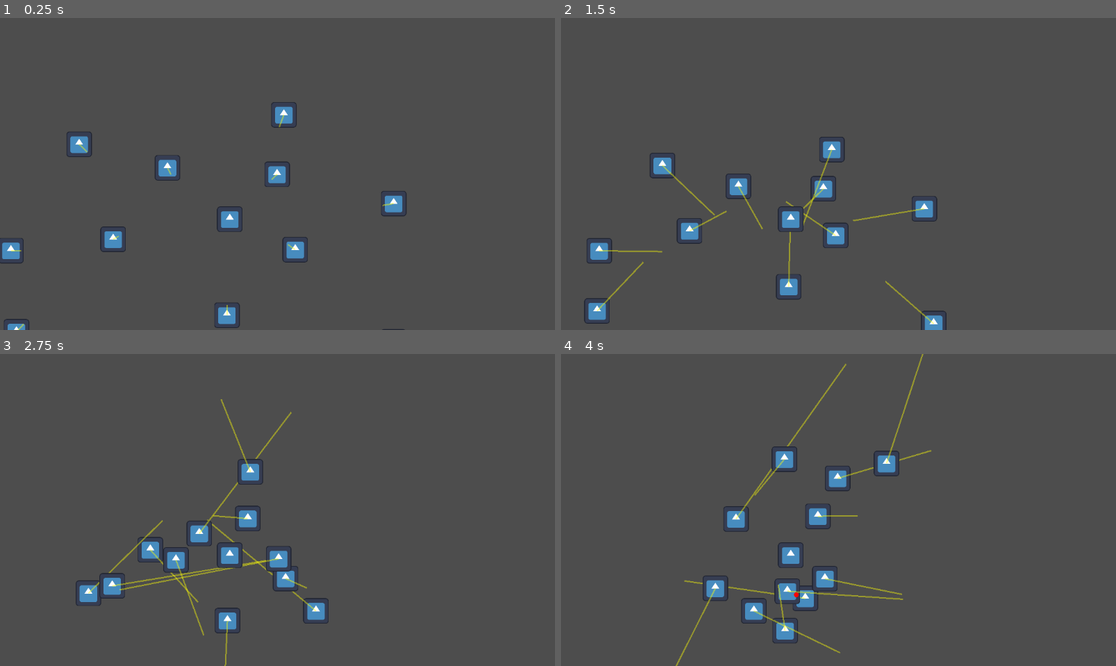
Above: before the commit, frames 1-4 (two rows, left to right).
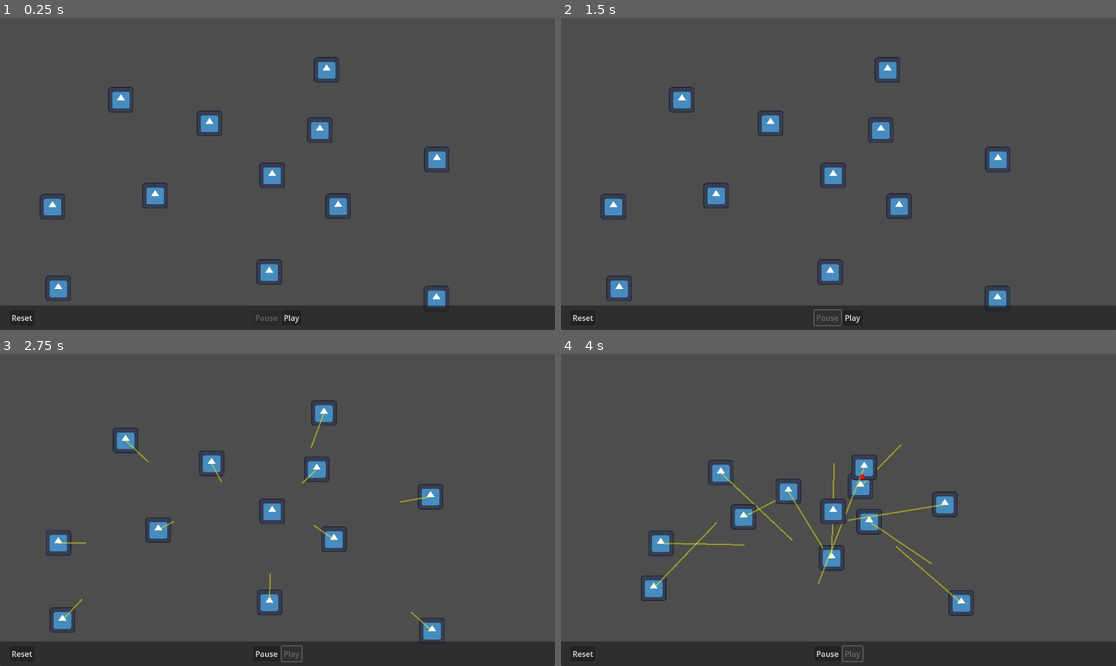
Above: after the commit, the same moments.

Repository: hadll/gravitysim
Game: Godot game, scene res://main.tscn
Two runs of this game, one before a commit and one after it. Both use one fixed random seed, a clock stepped at 60 frames per second and the inputs below. The engine's default icon, where the game draws it, is replaced by a stand-in: a white triangle on a blue panel in a dark square.
Inputs (mouse positions are in pixels of both pictures, inside the frame that each line leads up to):
- Up to frame 1 (0.25 s): no input
- Up to frame 2 (1.5 s): click (583, 317) at 0.5 s, where only the run after the commit has a clickable "Reset"; click (827, 317) at 1.25 s, where only the run after the commit has a clickable "Pause"
- Up to frame 3 (2.75 s): click (294, 653) at 2 s, where only the run after the commit has a clickable "Play"
- Up to frame 4 (4 s): click (855, 653) at 2.75 s, where only the run after the commit has a clickable "Play"; click (855, 653) at 3.5 s, where only the run after the commit has a clickable "Play"

The runs differ from the first frame. In frame 1, 12% of the frame differs, in the area x 0-100%, y 12-100%; in frame 2, 13%; in frame 3, 14%; in frame 4, 14%, in the area x 0-100%, y 0-100%.

Commit message:
added playing and pausing

Diff:
--- a/camera.gd
+++ b/camera.gd
@@ -24,3 +24,4 @@
 			var zoom_pos = get_local_mouse_position()
 			zoom *= 0.95
 			print(zoom_pos)
+		$UI.scale = Vector2(pow(zoom.x,-1),pow(zoom.y,-1))
--- a/main.tscn
+++ b/main.tscn
@@ -1,8 +1,9 @@
-[gd_scene load_steps=4 format=3 uid="uid://11f2pbhcfup"]
+[gd_scene load_steps=5 format=3 uid="uid://11f2pbhcfup"]
 
 [ext_resource type="PackedScene" uid="uid://ddyk0tmicv8bt" path="res://point_mass.tscn" id="1_v4w1q"]
 [ext_resource type="PackedScene" uid="uid://c1yp5rebujg0h" path="res://mass_registry.tscn" id="2_hm3ej"]
 [ext_resource type="Script" path="res://camera.gd" id="3_yh38b"]
+[ext_resource type="Script" path="res://time_controller.gd" id="4_pyuvr"]
 
 [node name="Node2D" type="Node2D"]
 
@@ -49,5 +50,69 @@
 radius = 50
 
 [node name="Camera2D" type="Camera2D" parent="."]
-position = Vector2(664, 231)
+position = Vector2(0, -2)
+anchor_mode = 0
 script = ExtResource("3_yh38b")
+
+[node name="UI" type="Control" parent="Camera2D"]
+layout_mode = 3
+anchors_preset = 15
+anchor_right = 1.0
+anchor_bottom = 1.0
+offset_right = 1152.0
+offset_bottom = 648.0
+grow_horizontal = 2
+grow_vertical = 2
+size_flags_horizontal = 3
+size_flags_vertical = 3
+
+[node name="Control" type="PanelContainer" parent="Camera2D/UI"]
+layout_mode = 1
+anchors_preset = 12
+anchor_top = 1.0
+anchor_right = 1.0
+anchor_bottom = 1.0
+grow_horizontal = 2
+grow_vertical = 0
+
+[node name="MarginContainer" type="MarginContainer" parent="Camera2D/UI/Control"]
+layout_mode = 2
+theme_override_constants/margin_left = 20
+theme_override_constants/margin_top = 10
+theme_override_constants/margin_right = 20
+theme_override_constants/margin_bottom = 10
+
+[node name="Container" type="Control" parent="Camera2D/UI/Control/MarginContainer"]
+layout_mode = 2
+
+[node name="ResetButton" type="Button" parent="Camera2D/UI/Control/MarginContainer/Container"]
+layout_mode = 0
+offset_right = 8.0
+offset_bottom = 8.0
+text = "Reset"
+
+[node name="CenterContainer" type="CenterContainer" parent="Camera2D/UI/Control/MarginContainer"]
+layout_mode = 2
+
+[node name="HBoxContainer" type="HBoxContainer" parent="Camera2D/UI/Control/MarginContainer/CenterContainer"]
+layout_mode = 2
+
+[node name="PauseButton" type="Button" parent="Camera2D/UI/Control/MarginContainer/CenterContainer/HBoxContainer"]
+unique_name_in_owner = true
+modulate = Color(1, 1, 1, 0.298039)
+layout_mode = 2
+text = "Pause"
+
+[node name="PlayButton" type="Button" parent="Camera2D/UI/Control/MarginContainer/CenterContainer/HBoxContainer"]
+unique_name_in_owner = true
+auto_translate_mode = 1
+layout_mode = 2
+text = "Play"
+
+[node name="TimeController" type="Node" parent="."]
+unique_name_in_owner = true
+script = ExtResource("4_pyuvr")
+
+[connection signal="pressed" from="Camera2D/UI/Control/MarginContainer/Container/ResetButton" to="TimeController" method="_on_reset_pressed"]
+[connection signal="pressed" from="Camera2D/UI/Control/MarginContainer/CenterContainer/HBoxContainer/PauseButton" to="TimeController" method="_on_pause_pressed"]
+[connection signal="pressed" from="Camera2D/UI/Control/MarginContainer/CenterContainer/HBoxContainer/PlayButton" to="TimeController" method="_on_play_pressed"]
--- a/mass_registry.gd
+++ b/mass_registry.gd
@@ -20,6 +20,8 @@
 	return object_two.mass/(object_one.mass + object_two.mass)
 
 func _process(delta: float) -> void:
+	if not %TimeController.playing:
+		return
 	for instance in instances:
 		instance.position += instance.velocity
 		latest_collisions[instance] = null
--- a/point_mass.gd
+++ b/point_mass.gd
@@ -18,7 +18,7 @@
 
 # Called every frame. 'delta' is the elapsed time since the previous frame.
 func _process(delta: float) -> void:
-	if frozen:
+	if frozen or not %TimeController.playing:
 		return
 	var pull_vector = Vector2.ZERO
 	for other_instance in %MassRegistry.instances:
--- /dev/null
+++ b/time_controller.gd
@@ -0,0 +1,20 @@
+extends Node
+
+var playing = false
+
+
+
+func _on_play_pressed() -> void:
+	playing = true
+	%PauseButton.modulate = Color(1,1,1,1)
+	%PlayButton.modulate = Color(1,1,1,0.3)
+
+
+func _on_pause_pressed() -> void:
+	playing = false
+	%PlayButton.modulate = Color(1,1,1,1)
+	%PauseButton.modulate = Color(1,1,1,0.3)
+
+func _on_reset_pressed() -> void:
+	for instance in %MassRegistry.instances:
+		instance.queue_free()
